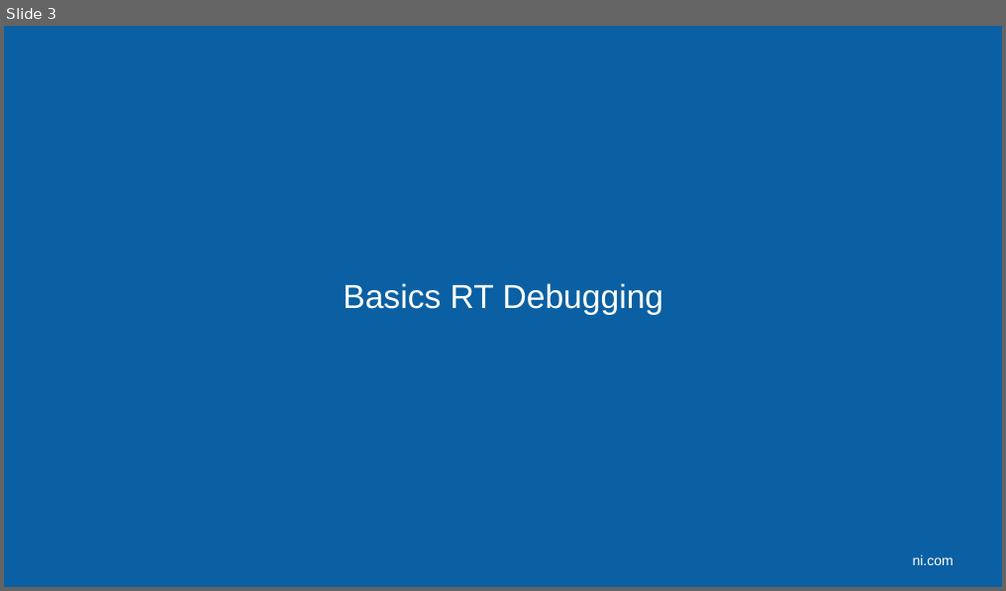
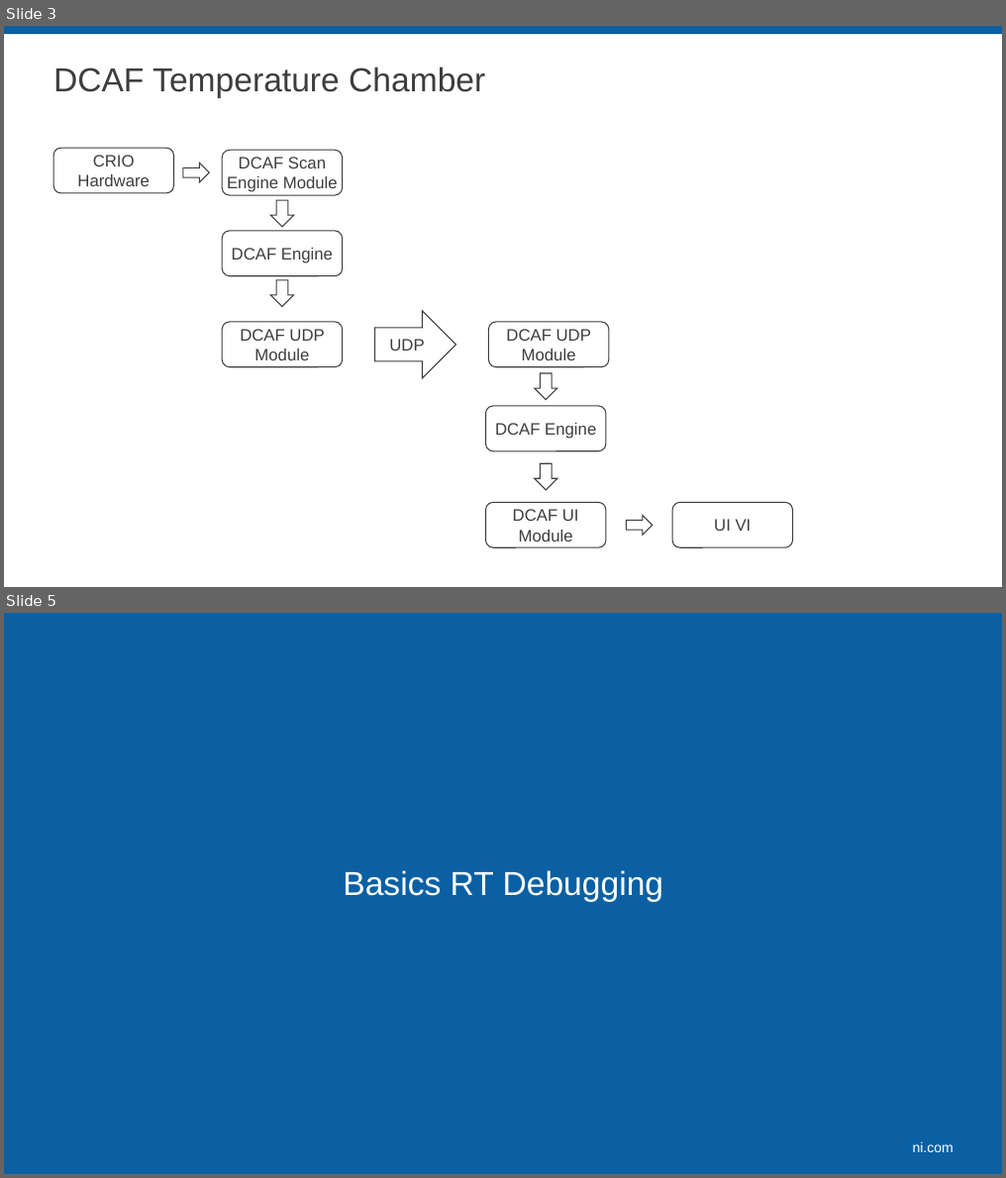
Before and after one commit to LabVIEW-DCAF/Documentation, a slide deck: Trunk/Getting Started Material/DCAF Training/8 Debugging DCAF.pptx. Shown one above the other, each under a label of ours: slide 3 before the commit, slides 3 and 5 after it; the slides between them are not shown. The pictures are 1006x591 and 1006x1178 pixels, drawn with LibreOffice and Linux fonts; fonts in the diff are those of the drawing; background and template pictures are left out. Boxes give left, top, right and bottom in pixels: in the first picture for what was removed or moved away, otherwise in the second. Text is boxed around its words. In the diff, an @@ line names an element or a change of style, - is before the commit and + after.

```diff
--- a/Trunk/Getting Started Material/DCAF Training/8 Debugging DCAF.pptx
+++ b/Trunk/Getting Started Material/DCAF Training/8 Debugging DCAF.pptx
@@ slide 3 added at bbox=[4, 26, 1002, 587], background #FFFFFF @@
@@ rectangle added at bbox=[4, 26, 1002, 34], fill #0A60A3 @@
@@ title added at bbox=[54, 67, 485, 98], 32 pt, text #3D3D3D @@
+DCAF Temperature Chamber
@@ rounded rectangle added at bbox=[54, 148, 174, 193], outline #3D3D3D 1 pt, 16 pt, text #3D3D3D @@
+CRIO Hardware
@@ right arrow added at bbox=[183, 163, 209, 182], outline #3D3D3D 1 pt @@
@@ rounded rectangle added at bbox=[222, 151, 343, 196], outline #3D3D3D 1 pt, 16 pt, text #3D3D3D @@
+DCAF Scan Engine Module
@@ down arrow added at bbox=[270, 200, 294, 227], outline #3D3D3D 1 pt @@
@@ rounded rectangle added at bbox=[222, 231, 343, 276], outline #3D3D3D 1 pt, 16 pt, text #3D3D3D @@
+DCAF Engine
@@ down arrow added at bbox=[270, 280, 294, 307], outline #3D3D3D 1 pt @@
@@ rounded rectangle added at bbox=[222, 322, 343, 368], outline #3D3D3D 1 pt, 16 pt, text #3D3D3D @@
+DCAF UDP Module
@@ right arrow added at bbox=[375, 311, 456, 378], outline #3D3D3D 1 pt, 16 pt, text #3D3D3D @@
+UDP
@@ rounded rectangle added at bbox=[488, 322, 609, 368], outline #3D3D3D 1 pt, 16 pt, text #3D3D3D @@
+DCAF UDP Module
@@ down arrow added at bbox=[534, 373, 557, 399], outline #3D3D3D 1 pt @@
@@ rounded rectangle added at bbox=[486, 406, 607, 452], outline #3D3D3D 1 pt, 16 pt, text #3D3D3D @@
+DCAF Engine
@@ down arrow added at bbox=[534, 464, 557, 490], outline #3D3D3D 1 pt @@
@@ rounded rectangle added at bbox=[486, 503, 607, 549], outline #3D3D3D 1 pt, 16 pt, text #3D3D3D @@
+DCAF UI Module
@@ right arrow added at bbox=[626, 516, 652, 535], outline #3D3D3D 1 pt @@
@@ rounded rectangle added at bbox=[672, 503, 793, 549], outline #3D3D3D 1 pt, 16 pt, text #3D3D3D @@
+UI VI
@@ what was slide 3 is now slide 5 @@
```
Also in this commit, not shown: 3 slides changed, 9 other slides added, 1 slide removed.
